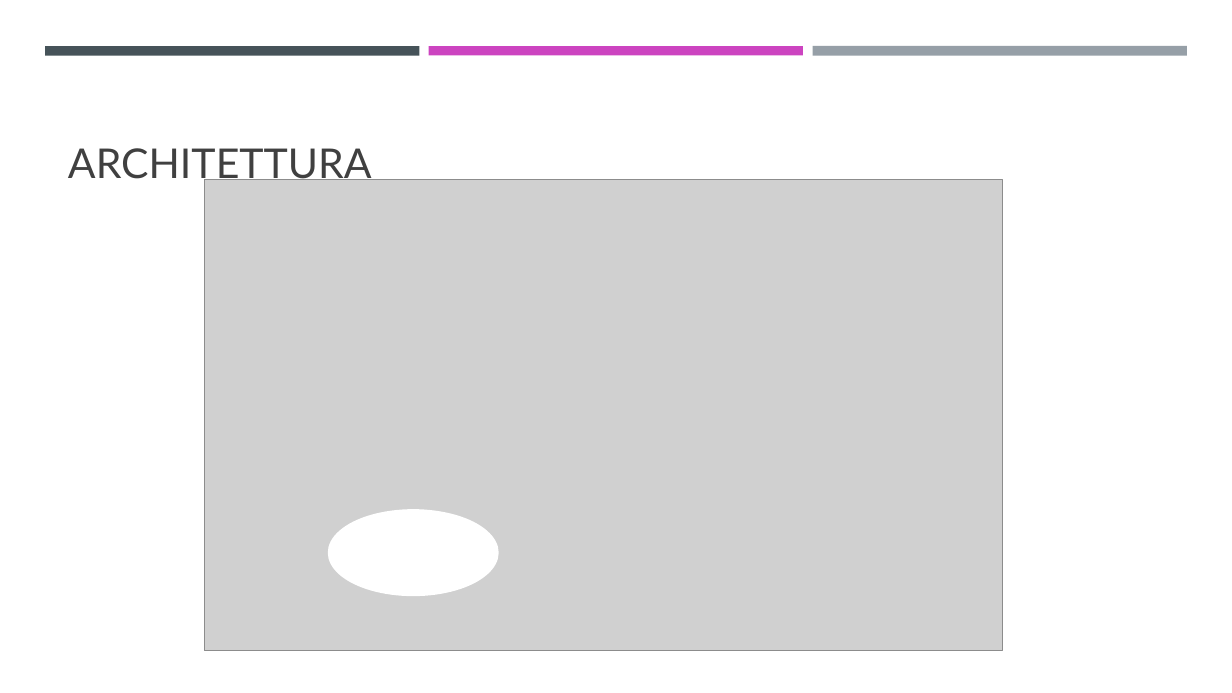
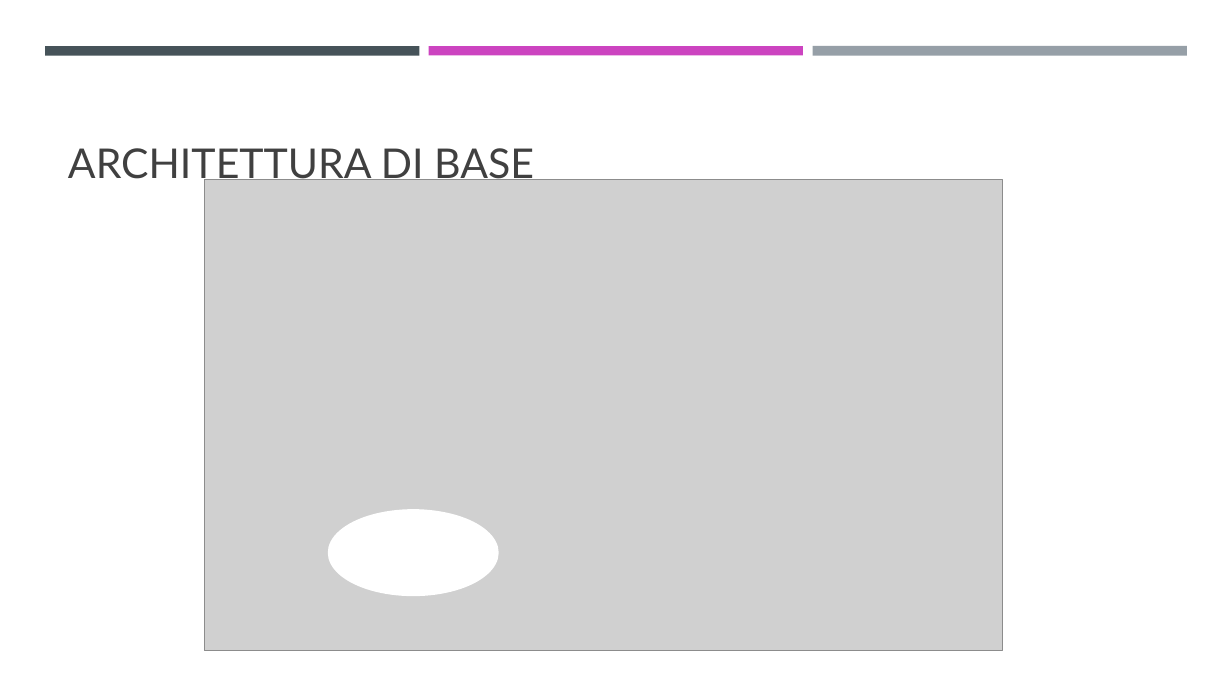
Before and after one commit to FilippoBordogna/TCM-Barcella-Bordogna-Cassina-More, a slide deck: slide 4 of Materiale/Presentazioni/PPOINT/Presentazione1.pptx. Drawn at 1232x693 pixels with LibreOffice and Linux fonts; fonts in the diff are those of the drawing; grey boxes stand for pictures. Boxes give left, top, right and bottom in pixels: in the first picture for what was removed or moved away, otherwise in the second. Text is boxed around its words. In the diff, an @@ line names an element or a change of style, - is before the commit and + after.

```diff
--- a/Materiale/Presentazioni/PPOINT/Presentazione1.pptx
+++ b/Materiale/Presentazioni/PPOINT/Presentazione1.pptx
@@ title at <box>68,148,534,186</box>: text changed @@
-ARCHITETTURA
+ARCHITETTURA DI BASE
```
Also in this commit, not shown: 3 other slides changed, 2 slides added, 2 other files.
